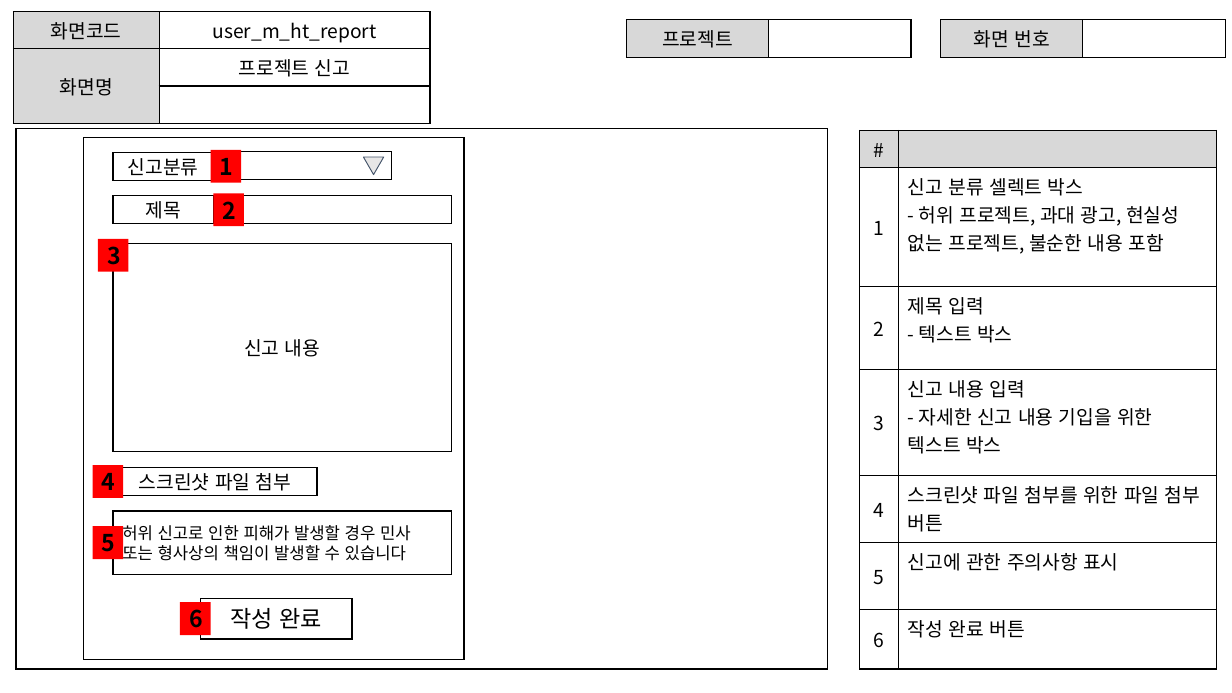
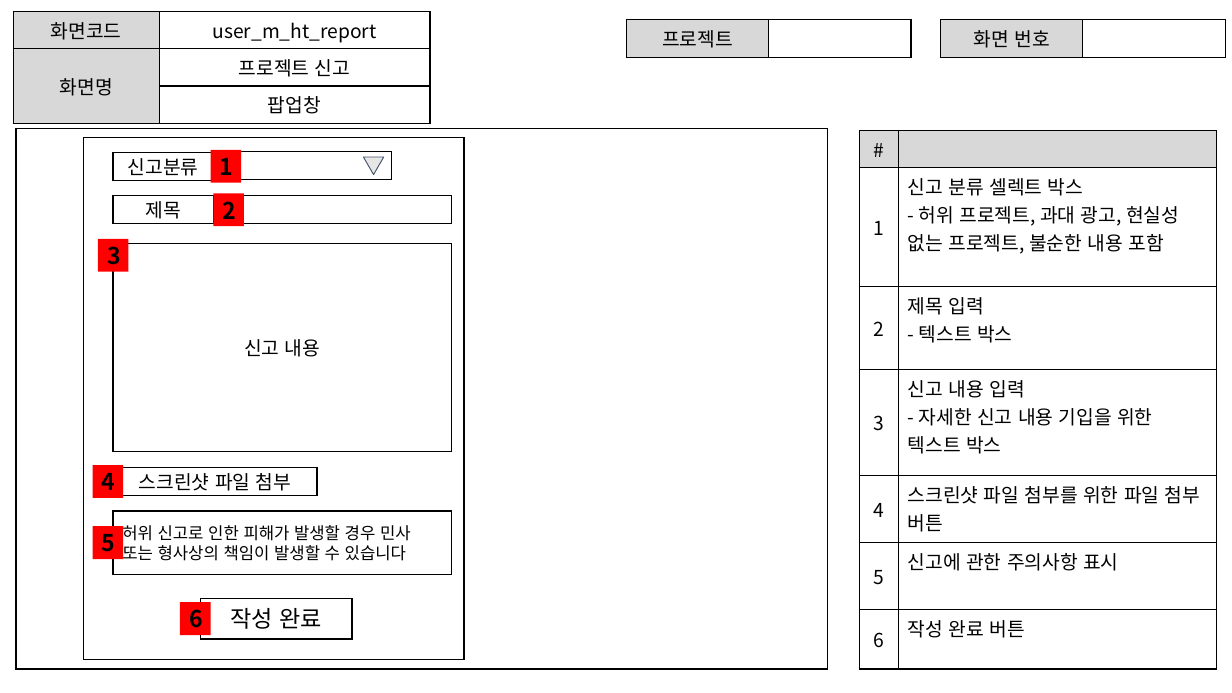
Before and after one commit to ezenteam2/EzenCrowdFunding, a slide deck: slide 13 of project03 화면설계서/project03 - 화면 설계서 - 현태.pptx. Drawn at 1232x693 pixels with LibreOffice and Linux fonts; fonts in the diff are those of the drawing. Boxes give left, top, right and bottom in pixels: in the first picture for what was removed or moved away, otherwise in the second. Text is boxed around its words. In the diff, an @@ line names an element or a change of style, - is before the commit and + after.

```diff
--- a/project03 화면설계서/project03 - 화면 설계서 - 현태.pptx
+++ b/project03 화면설계서/project03 - 화면 설계서 - 현태.pptx
@@ table at box(13, 12, 430, 118) @@
-row 3, column 2: 
+row 3, column 2: 팝업창
```
Also in this commit, not shown: 1 other file.
